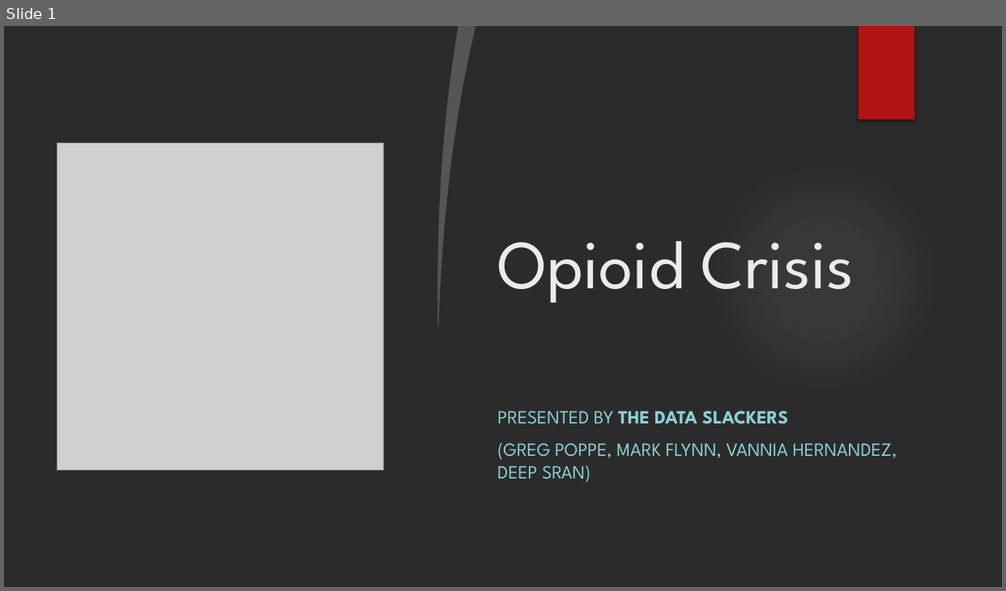
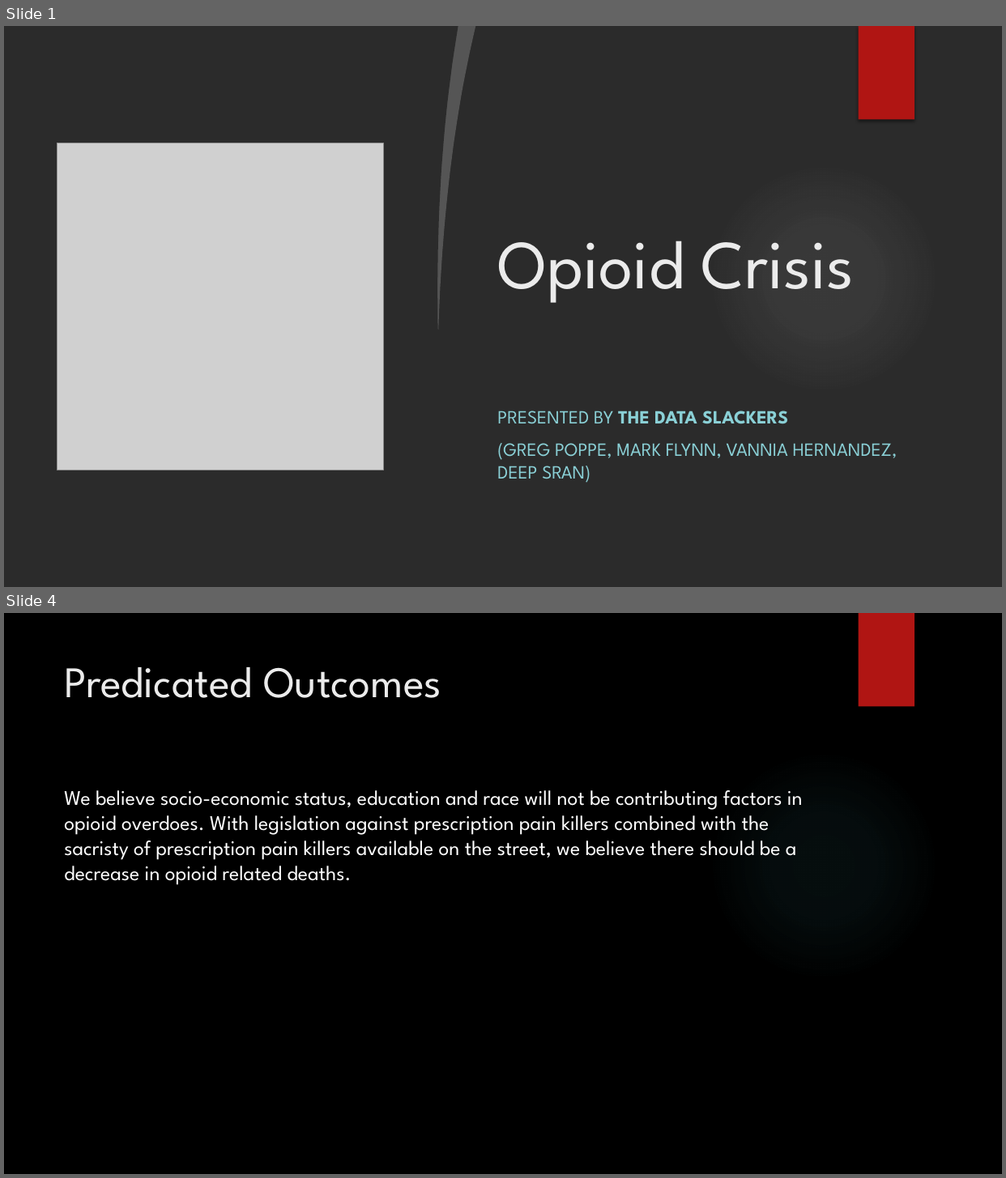
Before and after one commit to GregPoppe/opioid_project, a slide deck: Opioid_Crisis.pptx. Shown one above the other, each under a label of ours: slide 1 before the commit, slides 1 and 4 after it; the slides between them are not shown. The pictures are 1006x591 and 1006x1178 pixels, drawn with LibreOffice and Linux fonts; fonts in the diff are those of the drawing; grey boxes stand for pictures; background and template pictures are left out; a plain dark background stands for a picture behind light text. Boxes give left, top, right and bottom in pixels: in the first picture for what was removed or moved away, otherwise in the second. Text is boxed around its words. In the diff, an @@ line names an element or a change of style, - is before the commit and + after.

```diff
--- a/Opioid_Crisis.pptx
+++ b/Opioid_Crisis.pptx
@@ slide 4 added at box(4, 613, 1002, 1174), background picture (left out) @@
@@ rectangle added at box(859, 613, 914, 707), fill #B01513 @@
@@ title added at box(65, 667, 441, 698), 42 pt, text #EBEBEB @@
+Predicated Outcomes
@@ ellipse added at box(709, 750, 939, 981), fill gradient #50B9C1 @@
@@ text added at box(64, 790, 803, 885), 20 pt, text #FFFFFF @@
+We believe socio-economic status, education and race will not be contributing factors in opioid overdoes. With legislation against prescription pain killers combined with the sacristy of prescription pain killers available on the street, we believe there should be a decrease in opioid related deaths.
```
Also in this commit, not shown: 10 other slides added, 3 slides removed.
